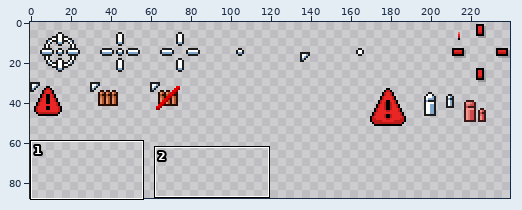
Two versions of one sprite sheet, cursors/deep/deep.png. The first picture is a wide view before the edit; the outline marks the close-up.
Close-up. Before the commit:
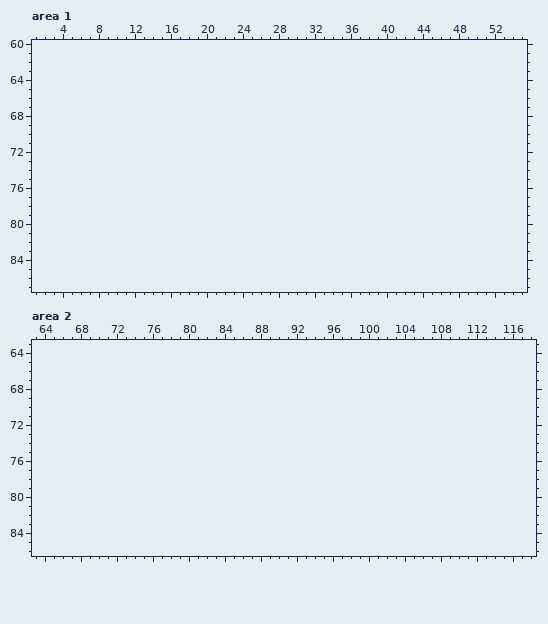
The file is 240x60 pixels. Shown: area 1: x 1..55, y 60..87; area 2: x 63..118, y 63..86. The old version is drawn lined up with the new one, on the new canvas. The wide view leaves out empty margins.
New version:
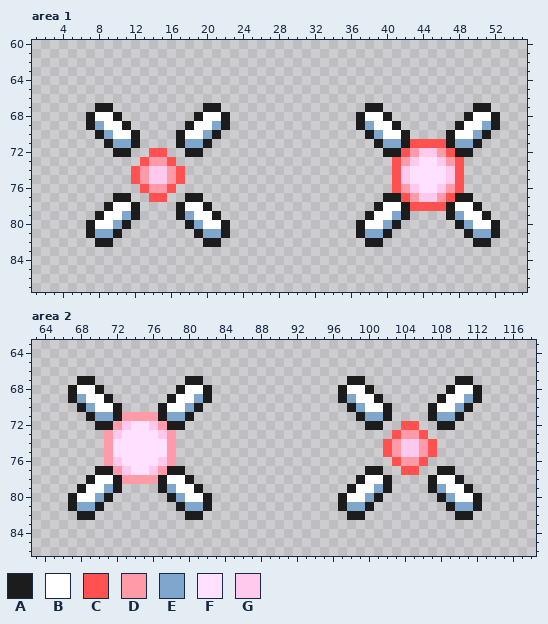
Palette (. is transparent): A #1c1c1c  B #ffffff  C #ff5150  D #ff9ba8  E #7fa7cd  F #ffe1ff  G #ffc9ee
Changes in this commit:
canvas 240x60 -> 240x90
Changed rows in their new state; - is an unchanged pixel.
Area 1:
first column x 7:
67 -AA----------AA----------------AA----------AA-
68 ABBA--------ABBA--------------ABBA--------ABBA
69 AEBBA------ABBEA--------------AEBBA------ABBEA
70 -AEBBA----ABBEA----------------AEBBA----ABBEA-
71 --AEEA----AEEA------------------AEEACCCCAEEA--
72 ---AA--CC--AA--------------------AACDGGDCAA---
73 ------CDDC------------------------CDGFFGDC----
74 -----CDGGDC-----------------------CGFFFFGC----
75 -----CDGGDC-----------------------CGFFFFGC----
76 ------CDDC------------------------CDGFFGDC----
77 ---AA--CC--AA--------------------AACDGGDCAA---
78 --ABBA----ABBA------------------ABBACCCCABBA--
79 -ABBEA----AEBBA----------------ABBEA----AEBBA-
80 ABBEA------AEBBA--------------ABBEA------AEBBA
81 AEEA--------AEEA--------------AEEA--------AEEA
82 -AA----------AA----------------AA----------AA-
Area 2:
first column x 67:
67 -AA----------AA----------------AA----------AA-
68 ABBA--------ABBA--------------ABBA--------ABBA
69 AEBBA------ABBEA--------------AEBBA------ABBEA
70 -AEBBA----ABBEA----------------AEBBA----ABBEA-
71 --AEEADDDDAEEA------------------AEEA----AEEA--
72 ---AADGFFGDAA--------------------AA--CC--AA---
73 ----DGFFFFGD------------------------CDDC------
74 ----DFFFFFFD-----------------------CDGGDC-----
75 ----DFFFFFFD-----------------------CDGGDC-----
76 ----DGFFFFGD------------------------CDDC------
77 ---AADGFFGDAA--------------------AA--CC--AA---
78 --ABBADDDDABBA------------------ABBA----ABBA--
79 -ABBEA----AEBBA----------------ABBEA----AEBBA-
80 ABBEA------AEBBA--------------ABBEA------AEBBA
81 AEEA--------AEEA--------------AEEA--------AEEA
82 -AA----------AA----------------AA----------AA-
Boxes around the changes in both close-ups, in picture pixels (x1, y1, x2, y2):
added: (86, 103, 230, 247)
added: (356, 103, 500, 247)
added: (68, 376, 212, 520)
added: (338, 376, 482, 520)
